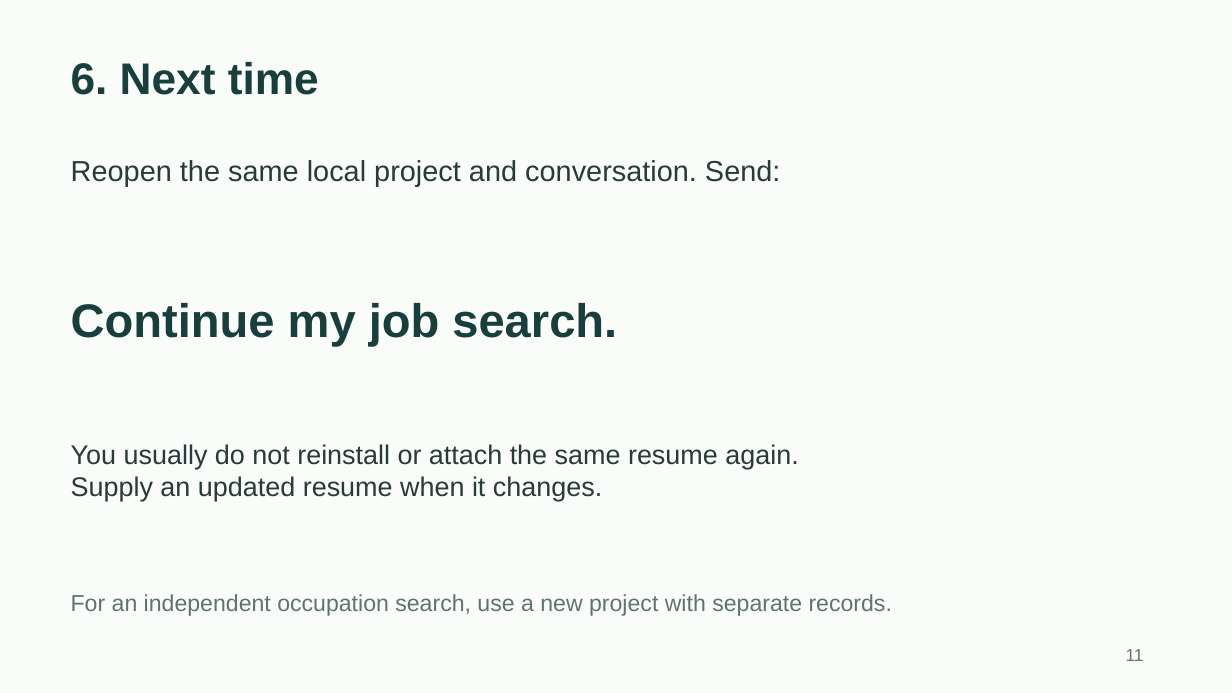
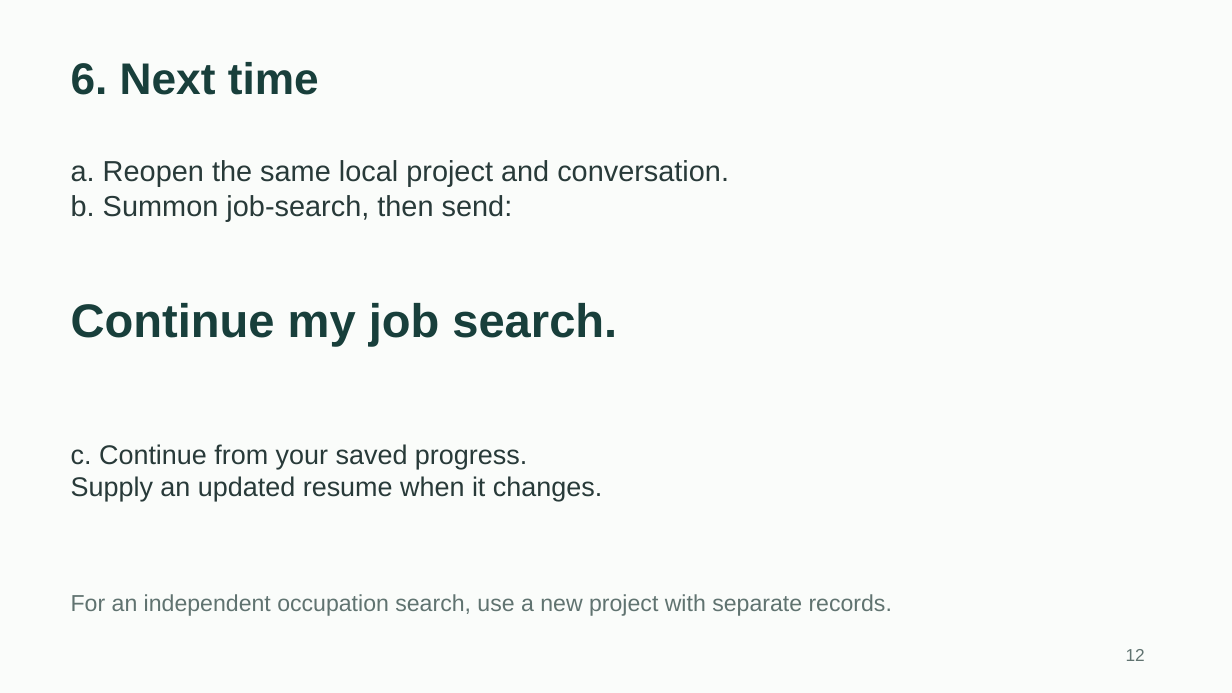
Before and after one commit to toughdave/job-search, a slide deck: slide 12 of docs/job-search-guide.pptx (slide 11 before the commit). Drawn at 1232x693 pixels with LibreOffice and Linux fonts; fonts in the diff are those of the drawing. Boxes give left, top, right and bottom in pixels: in the first picture for what was removed or moved away, otherwise in the second. Text is boxed around its words. In the diff, an @@ line names an element or a change of style, - is before the commit and + after.

```diff
--- a/docs/job-search-guide.pptx
+++ b/docs/job-search-guide.pptx
@@ text at [71,160,729,221]: text changed @@
-Reopen the same local project and conversation. Send:
+a. Reopen the same local project and conversation.
+b. Summon job-search, then send:
@@ text at [71,444,527,469]: text changed @@
-You usually do not reinstall or attach the same resume again.
+c. Continue from your saved progress.
@@ text at [1126,649,1145,661]: text changed @@
-11
+12
```
Also in this commit, not shown: 6 other slides changed, 1 slide added, 2 other files.
